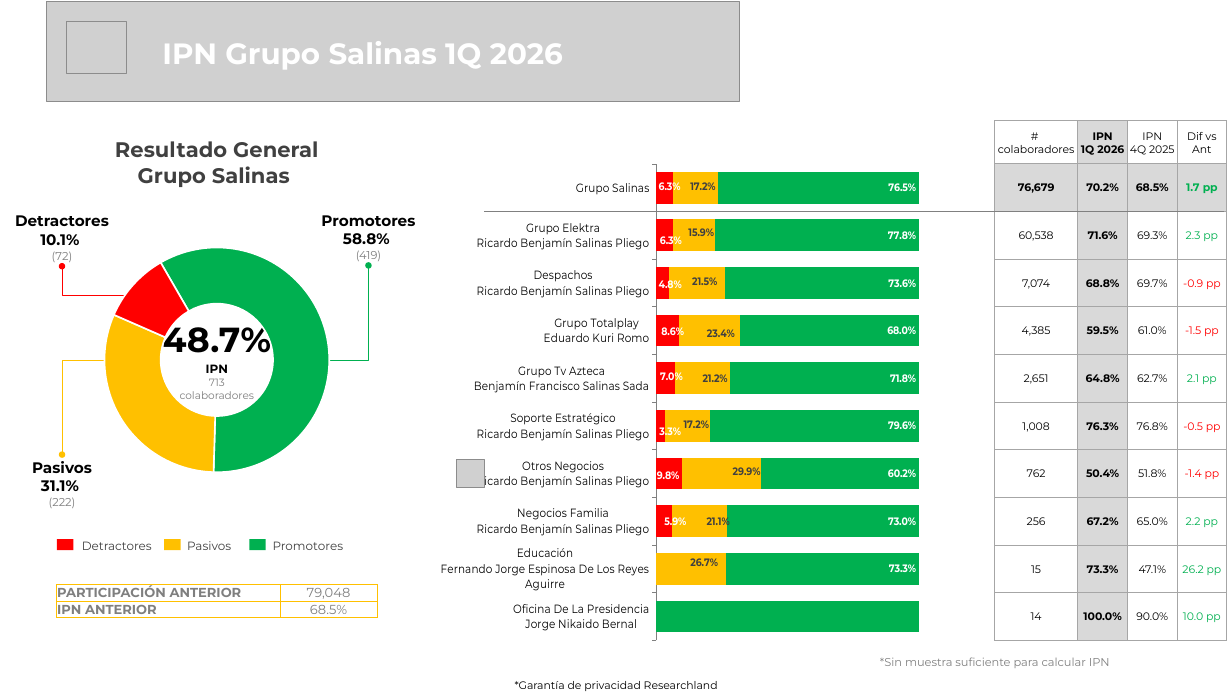
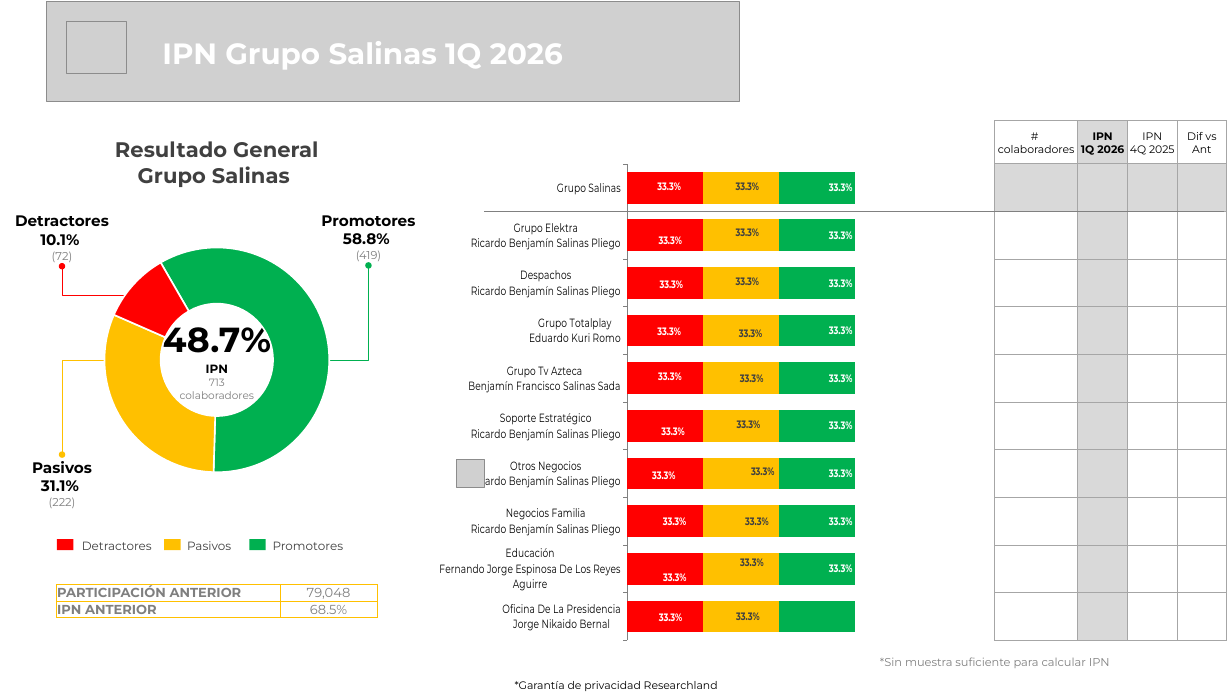
Before and after one commit to researchland-gu/automatizacion_presentaciones, a slide deck: slide 4 of Plantillas_pptx/IPN_Colaboradores_Educación_automatizada.pptx. Drawn at 1232x696 pixels with LibreOffice and Linux fonts; fonts in the diff are those of the drawing; grey boxes stand for pictures; background and template pictures are left out. Boxes give left, top, right and bottom in pixels: in the first picture for what was removed or moved away, otherwise in the second. Text is boxed around its words. In the diff, an @@ line names an element or a change of style, - is before the commit and + after.

```diff
--- a/Plantillas_pptx/IPN_Colaboradores_Educación_automatizada.pptx
+++ b/Plantillas_pptx/IPN_Colaboradores_Educación_automatizada.pptx
@@ table at (994,120,1226,641) @@
-row 2: 76,679 | 70.2% | 68.5% | 1.7 pp
+row 2:  |  |  | 
-row 3: 60,538 | 71.6% | 69.3% | 2.3 pp
+row 3:  |  |  | 
-row 4: 7,074 | 68.8% | 69.7% | -0.9 pp
+row 4:  |  |  | 
-row 5: 4,385 | 59.5% | 61.0% | -1.5 pp
+row 5:  |  |  | 
-row 6: 2,651 | 64.8% | 62.7% | 2.1 pp
+row 6:  |  |  | 
-row 7: 1,008 | 76.3% | 76.8% | -0.5 pp
+row 7:  |  |  | 
-row 8: 762 | 50.4% | 51.8% | -1.4 pp
+row 8:  |  |  | 
-row 9: 256 | 67.2% | 65.0% | 2.2 pp
+row 9:  |  |  | 
-row 10: 15 | 73.3% | 47.1% | 26.2 pp
+row 10:  |  |  | 
-row 11: 14 | 100.0% | 90.0% | 10.0 pp
+row 11:  |  |  | 
@@ bar stacked 100% chart at (432,163,990,641) @@
-Series 1: 0.063, 0.063, 0.048, 0.086, 0.07, 0.033, 0.098, 0.059, -, -
+Series 1: 0.333, 0.333, 0.333, 0.333, 0.333, 0.333, 0.333, 0.333, 0.333, 0.333
-Series 2: 0.172, 0.159, 0.215, 0.234, 0.212, 0.172, 0.299, 0.211, 0.267, -
+Series 2: 0.333, 0.333, 0.333, 0.333, 0.333, 0.333, 0.333, 0.333, 0.333, 0.333
-Series 3: 0.765, 0.778, 0.736, 0.68, 0.718, 0.796, 0.602, 0.73, 0.733, 1
+Series 3: 0.333, 0.333, 0.333, 0.333, 0.333, 0.333, 0.333, 0.333, 0.333, 0.333
```
Also in this commit, not shown: 3 other slides changed, 2 other files.
